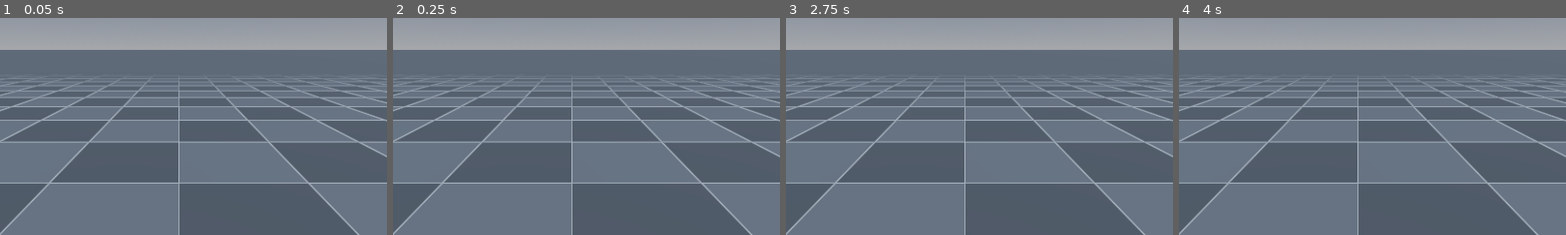
Above: before the commit, frames 1-4 (left to right).
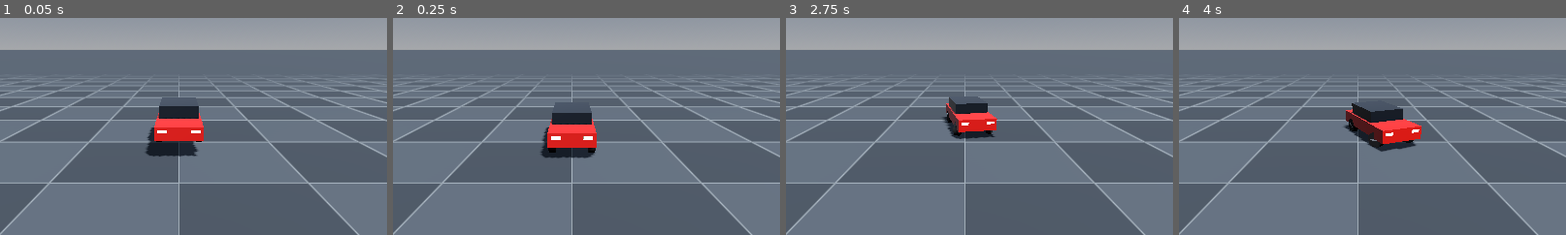
Above: after the commit, the same moments.

Repository: nicks2d/Car-Driving-World
Game: Godot game, scene res://scenes/main.tscn
The game is run twice, just before and just after one commit, with the same random seed, the same clock (stepped at 60 frames per second) and the same inputs.
Inputs:
- Up to frame 1 (0.05 s): no input
- Up to frame 2 (0.25 s): no input
- Up to frame 3 (2.75 s): hold D (steer_right) 0.53-1.28 s; tap Enter at 1.25 s; hold S (brake) 1.28-2.03 s; hold D (steer_right) from 2.03 s (still down)
- Up to frame 4 (4 s): release D (steer_right) at 2.78 s; hold W (accelerate) 2.78-3.53 s; hold A (steer_left) from 3.53 s (still down)
The pictures show only the part of the screen within x 27-77%, y 25-75%; the shares and areas given below are measured in that part.

The runs differ from the first frame. In frame 1, 3.0% of the frame differs, in the area x 37-53%, y 36-64%; in frame 2, 2.9%; in frame 3, 2.0%; in frame 4, 3.0%, in the area x 42-63%, y 38-62%.

Commit message:
Meilenstein 1: Auto mit Fahrphysik (Heckantrieb)
VehicleBody3D mit vier Rädern und Box-Karosserie als Platzhalter.
Gas/Bremse/Rückwärts (W/S), Lenkung (A/D) wird mit Tempo sanfter,
Handbremse (Leertaste), Aufrichten (R), Luftwiderstand und Anpressdruck.
Godots Standard-Dämpfung ist beim Auto abgeschaltet, sonst wäre bei
100 km/h Schluss gewesen.

Co-Authored-By: Claude Opus 5.5 <noreply@anthropic.com>

Diff:
--- /dev/null
+++ b/scenes/car.tscn
@@ -0,0 +1,167 @@
+[gd_scene format=3]
+
+[ext_resource type="Script" path="res://scripts/car.gd" id="1_car"]
+
+[sub_resource type="StandardMaterial3D" id="Mat_body"]
+albedo_color = Color(0.75, 0.1, 0.08, 1)
+roughness = 0.4
+
+[sub_resource type="StandardMaterial3D" id="Mat_cabin"]
+albedo_color = Color(0.1, 0.12, 0.15, 1)
+roughness = 0.2
+
+[sub_resource type="StandardMaterial3D" id="Mat_headlight"]
+albedo_color = Color(1, 0.95, 0.75, 1)
+emission_enabled = true
+emission = Color(1, 0.95, 0.75, 1)
+emission_energy_multiplier = 0.5
+
+[sub_resource type="StandardMaterial3D" id="Mat_tire"]
+albedo_color = Color(0.08, 0.08, 0.08, 1)
+roughness = 0.9
+
+[sub_resource type="StandardMaterial3D" id="Mat_spoke"]
+albedo_color = Color(0.7, 0.7, 0.72, 1)
+metallic = 0.6
+roughness = 0.4
+
+[sub_resource type="BoxMesh" id="BoxMesh_body"]
+material = SubResource("Mat_body")
+size = Vector3(1.8, 0.55, 4.2)
+
+[sub_resource type="BoxMesh" id="BoxMesh_cabin"]
+material = SubResource("Mat_cabin")
+size = Vector3(1.6, 0.5, 2.2)
+
+[sub_resource type="BoxMesh" id="BoxMesh_headlight"]
+material = SubResource("Mat_headlight")
+size = Vector3(0.35, 0.12, 0.05)
+
+[sub_resource type="CylinderMesh" id="CylinderMesh_tire"]
+material = SubResource("Mat_tire")
+top_radius = 0.34
+bottom_radius = 0.34
+height = 0.25
+radial_segments = 24
+rings = 1
+
+[sub_resource type="BoxMesh" id="BoxMesh_spoke"]
+material = SubResource("Mat_spoke")
+size = Vector3(0.26, 0.5, 0.06)
+
+[sub_resource type="BoxShape3D" id="BoxShape3D_body"]
+size = Vector3(1.8, 0.55, 4.2)
+
+[sub_resource type="BoxShape3D" id="BoxShape3D_cabin"]
+size = Vector3(1.6, 0.5, 2.2)
+
+[node name="Car" type="VehicleBody3D"]
+mass = 1300.0
+center_of_mass_mode = 1
+can_sleep = false
+linear_damp_mode = 1
+script = ExtResource("1_car")
+
+[node name="BodyMesh" type="MeshInstance3D" parent="."]
+transform = Transform3D(1, 0, 0, 0, 1, 0, 0, 0, 1, 0, 0.2, 0)
+mesh = SubResource("BoxMesh_body")
+
+[node name="CabinMesh" type="MeshInstance3D" parent="."]
+transform = Transform3D(1, 0, 0, 0, 1, 0, 0, 0, 1, 0, 0.72, -0.3)
+mesh = SubResource("BoxMesh_cabin")
+
+[node name="HeadlightLeft" type="MeshInstance3D" parent="."]
+transform = Transform3D(1, 0, 0, 0, 1, 0, 0, 0, 1, 0.6, 0.3, 2.1)
+mesh = SubResource("BoxMesh_headlight")
+
+[node name="HeadlightRight" type="MeshInstance3D" parent="."]
+transform = Transform3D(1, 0, 0, 0, 1, 0, 0, 0, 1, -0.6, 0.3, 2.1)
+mesh = SubResource("BoxMesh_headlight")
+
+[node name="BodyShape" type="CollisionShape3D" parent="."]
+transform = Transform3D(1, 0, 0, 0, 1, 0, 0, 0, 1, 0, 0.2, 0)
+shape = SubResource("BoxShape3D_body")
+
+[node name="CabinShape" type="CollisionShape3D" parent="."]
+transform = Transform3D(1, 0, 0, 0, 1, 0, 0, 0, 1, 0, 0.72, -0.3)
+shape = SubResource("BoxShape3D_cabin")
+
+[node name="WheelFrontLeft" type="VehicleWheel3D" parent="."]
+transform = Transform3D(1, 0, 0, 0, 1, 0, 0, 0, 1, 0.78, 0, 1.3)
+use_as_steering = true
+wheel_roll_influence = 0.5
+wheel_radius = 0.34
+wheel_rest_length = 0.2
+wheel_friction_slip = 1.3
+suspension_travel = 0.2
+suspension_stiffness = 40.0
+suspension_max_force = 15000.0
+damping_compression = 2.0
+damping_relaxation = 3.0
+
+[node name="Tire" type="MeshInstance3D" parent="WheelFrontLeft"]
+transform = Transform3D(0, -1, 0, 1, 0, 0, 0, 0, 1, 0, 0, 0)
+mesh = SubResource("CylinderMesh_tire")
+
+[node name="Spoke" type="MeshInstance3D" parent="WheelFrontLeft"]
+mesh = SubResource("BoxMesh_spoke")
+
+[node name="WheelFrontRight" type="VehicleWheel3D" parent="."]
+transform = Transform3D(1, 0, 0, 0, 1, 0, 0, 0, 1, -0.78, 0, 1.3)
+use_as_steering = true
+wheel_roll_influence = 0.5
+wheel_radius = 0.34
+wheel_rest_length = 0.2
+wheel_friction_slip = 1.3
+suspension_travel = 0.2
+suspension_stiffness = 40.0
+suspension_max_force = 15000.0
+damping_compression = 2.0
+damping_relaxation = 3.0
+
+[node name="Tire" type="MeshInstance3D" parent="WheelFrontRight"]
+transform = Transform3D(0, -1, 0, 1, 0, 0, 0, 0, 1, 0, 0, 0)
+mesh = SubResource("CylinderMesh_tire")
+
+[node name="Spoke" type="MeshInstance3D" parent="WheelFrontRight"]
+mesh = SubResource("BoxMesh_spoke")
+
+[node name="WheelRearLeft" type="VehicleWheel3D" parent="."]
+transform = Transform3D(1, 0, 0, 0, 1, 0, 0, 0, 1, 0.78, 0, -1.3)
+use_as_traction = true
+wheel_roll_influence = 0.5
+wheel_radius = 0.34
+wheel_rest_length = 0.2
+wheel_friction_slip = 1.3
+suspension_travel = 0.2
+suspension_stiffness = 40.0
+suspension_max_force = 15000.0
+damping_compression = 2.0
+damping_relaxation = 3.0
+
+[node name="Tire" type="MeshInstance3D" parent="WheelRearLeft"]
+transform = Transform3D(0, -1, 0, 1, 0, 0, 0, 0, 1, 0, 0, 0)
+mesh = SubResource("CylinderMesh_tire")
+
+[node name="Spoke" type="MeshInstance3D" parent="WheelRearLeft"]
+mesh = SubResource("BoxMesh_spoke")
+
+[node name="WheelRearRight" type="VehicleWheel3D" parent="."]
+transform = Transform3D(1, 0, 0, 0, 1, 0, 0, 0, 1, -0.78, 0, -1.3)
+use_as_traction = true
+wheel_roll_influence = 0.5
+wheel_radius = 0.34
+wheel_rest_length = 0.2
+wheel_friction_slip = 1.3
+suspension_travel = 0.2
+suspension_stiffness = 40.0
+suspension_max_force = 15000.0
+damping_compression = 2.0
+damping_relaxation = 3.0
+
+[node name="Tire" type="MeshInstance3D" parent="WheelRearRight"]
+transform = Transform3D(0, -1, 0, 1, 0, 0, 0, 0, 1, 0, 0, 0)
+mesh = SubResource("CylinderMesh_tire")
+
+[node name="Spoke" type="MeshInstance3D" parent="WheelRearRight"]
+mesh = SubResource("BoxMesh_spoke")
--- a/scenes/main.tscn
+++ b/scenes/main.tscn
@@ -1,6 +1,7 @@
 [gd_scene format=3]
 
 [ext_resource type="Shader" path="res://shaders/grid.gdshader" id="1_grid"]
+[ext_resource type="PackedScene" path="res://scenes/car.tscn" id="2_car"]
 
 [sub_resource type="ProceduralSkyMaterial" id="ProceduralSkyMaterial_sky"]
 
@@ -40,6 +41,9 @@
 [node name="MeshInstance3D" type="MeshInstance3D" parent="Ground"]
 mesh = SubResource("PlaneMesh_ground")
 
+[node name="Car" parent="." instance=ExtResource("2_car")]
+transform = Transform3D(1, 0, 0, 0, 1, 0, 0, 0, 1, 0, 0.8, 0)
+
 [node name="Camera" type="Camera3D" parent="."]
 transform = Transform3D(1, 0, 0, 0, 0.9659, 0.2588, 0, -0.2588, 0.9659, 0, 4, 12)
 current = true
--- /dev/null
+++ b/scripts/car.gd
@@ -0,0 +1,164 @@
+extends VehicleBody3D
+## Das Auto des Spielers.
+## Die eigentliche Physik (Federung, Reifen-Grip) rechnet Godots VehicleBody3D.
+## Dieses Skript entscheidet nur, wann wie viel Gas, Bremse und Lenkung anliegt.
+
+@export_group("Motor")
+## Maximale Antriebskraft am Boden in Newton (alle Antriebsräder zusammen)
+@export var max_engine_force: float = 9000.0
+## Motorleistung in Kilowatt (110 kW = ca. 150 PS). Begrenzt die Kraft bei hohem Tempo.
+@export var engine_power_kw: float = 110.0
+## Höchstgeschwindigkeit rückwärts in km/h
+@export var max_reverse_speed_kmh: float = 30.0
+## Anteil der Motorkraft im Rückwärtsgang (0 bis 1)
+@export_range(0.0, 1.0) var reverse_force_factor: float = 0.5
+
+@export_group("Bremsen")
+## Bremswert für S (Godot-Einheit: ca. 50 bremst ein 1300-kg-Auto sehr hart)
+@export var brake_strength: float = 50.0
+## Leichtes Bremsen, wenn man vom Gas geht (Motorbremse und Rollwiderstand)
+@export var engine_brake_strength: float = 1.5
+## Bremswert der Handbremse (wirkt nur auf die Hinterräder)
+@export var handbrake_strength: float = 30.0
+## Wie viel Grip die Hinterräder mit gezogener Handbremse behalten (0 bis 1)
+@export_range(0.0, 1.0) var handbrake_grip: float = 0.6
+
+@export_group("Lenkung")
+## Maximaler Lenkwinkel im Stand in Grad
+@export var max_steer_angle: float = 35.0
+## Maximaler Lenkwinkel bei hohem Tempo in Grad
+@export var high_speed_steer_angle: float = 4.0
+## Ab diesem Tempo (km/h) gilt nur noch der kleine Lenkwinkel
+@export var steer_reduction_speed_kmh: float = 150.0
+## Wie schnell das Lenkrad einschlägt (4 = in einer Viertelsekunde voll eingeschlagen)
+@export var steer_speed: float = 4.0
+
+@export_group("Aerodynamik")
+## Luftwiderstand: bremst vor allem bei hohem Tempo
+@export var air_drag: float = 0.4
+## Anpressdruck: drückt das Auto bei Tempo auf die Straße
+@export var downforce: float = 0.5
+
+@export_group("Reset")
+## Um so viele Meter wird das Auto beim Aufrichten (Taste R) angehoben
+@export var reset_lift: float = 1.0
+## Fällt das Auto unter diese Höhe (z. B. vom Rand der Welt), geht es zurück zum Start
+@export var fall_limit_y: float = -20.0
+
+var _steer_input: float = 0.0
+var _traction_wheel_count: int = 0
+var _rear_grip: float = 1.0
+var _spawn_transform: Transform3D
+
+@onready var _rear_left: VehicleWheel3D = $WheelRearLeft
+@onready var _rear_right: VehicleWheel3D = $WheelRearRight
+
+
+func _ready() -> void:
+	_spawn_transform = global_transform
+	_rear_grip = _rear_left.wheel_friction_slip
+	# Zählen, wie viele Räder angetrieben sind (bei Heckantrieb: 2).
+	# So stimmt die Kraft auch, wenn man im Editor auf Allrad umstellt.
+	for child in get_children():
+		var wheel := child as VehicleWheel3D
+		if wheel and wheel.use_as_traction:
+			_traction_wheel_count += 1
+
+
+func _physics_process(delta: float) -> void:
+	# Tempo in Fahrtrichtung in m/s: positiv = vorwärts, negativ = rückwärts.
+	# Beim VehicleBody3D zeigt die Nase des Autos in Richtung +Z.
+	var forward_speed: float = linear_velocity.dot(global_basis.z)
+
+	_update_steering(delta, absf(forward_speed) * 3.6)
+	_update_engine_and_brakes(forward_speed)
+	_update_handbrake()
+	_apply_aerodynamics(forward_speed)
+
+	if Input.is_action_just_pressed("reset_car"):
+		_place_car(_upright_transform())
+	if global_position.y < fall_limit_y:
+		_place_car(_spawn_transform)
+
+
+func _update_steering(delta: float, speed_kmh: float) -> void:
+	# Ziel zwischen -1 (ganz rechts) und +1 (ganz links). Bei Godot lenkt "positiv" nach links.
+	var target: float = Input.get_axis("steer_right", "steer_left")
+	# Das Lenkrad springt nicht sofort, sondern dreht zügig zum Ziel
+	_steer_input = move_toward(_steer_input, target, steer_speed * delta)
+	# Je schneller, desto kleiner der maximale Lenkwinkel. Die Wurzel sorgt dafür,
+	# dass der Winkel schon bei mittlerem Tempo deutlich kleiner wird.
+	var t: float = clampf(speed_kmh / steer_reduction_speed_kmh, 0.0, 1.0)
+	var max_angle: float = lerpf(max_steer_angle, high_speed_steer_angle, sqrt(t))
+	steering = deg_to_rad(max_angle) * _steer_input
+
+
+func _update_engine_and_brakes(forward_speed: float) -> void:
+	var throttle: float = Input.get_action_strength("accelerate")
+	var brake_input: float = Input.get_action_strength("brake")
+	var drive_force: float = 0.0
+	var brake_value: float = 0.0
+
+	if throttle > 0.0:
+		if forward_speed < -0.5:
+			# Rollt noch rückwärts: Gas bremst erst einmal ab
+			brake_value = brake_strength * throttle
+		else:
+			drive_force = _engine_force_at(forward_speed) * throttle
+	elif brake_input > 0.0:
+		if forward_speed > 0.5:
+			# Fährt vorwärts: S bremst
+			brake_value = brake_strength * brake_input
+		elif -forward_speed * 3.6 < max_reverse_speed_kmh:
+			# Steht (fast): S fährt rückwärts, aber nur bis zum Rückwärts-Tempolimit
+			drive_force = -max_engine_force * reverse_force_factor * brake_input
+	else:
+		# Kein Pedal gedrückt: Auto rollt langsam aus
+		brake_value = engine_brake_strength
+
+	# Godot erwartet die Kraft pro Antriebsrad
+	engine_force = drive_force / maxi(_traction_wheel_count, 1)
+	brake = brake_value
+
+
+## Antriebskraft des Motors bei einem bestimmten Tempo (m/s).
+## Langsam: volle Kraft. Schnell: begrenzt durch die Leistung (Kraft = Leistung / Tempo).
+func _engine_force_at(speed: float) -> float:
+	var power_limited_force: float = engine_power_kw * 1000.0 / maxf(speed, 1.0)
+	return minf(max_engine_force, power_limited_force)
+
+
+func _update_handbrake() -> void:
+	var pulled: bool = Input.is_action_pressed("handbrake")
+	if pulled:
+		# Mit gezogener Handbremse ist quasi die Kupplung getreten
+		engine_force = 0.0
+	for wheel: VehicleWheel3D in [_rear_left, _rear_right]:
+		if pulled:
+			wheel.brake = handbrake_strength
+			wheel.wheel_friction_slip = _rear_grip * handbrake_grip
+		else:
+			wheel.wheel_friction_slip = _rear_grip
+
+
+func _apply_aerodynamics(forward_speed: float) -> void:
+	# Luftwiderstand wirkt gegen die Bewegung und wächst mit dem Tempo im Quadrat
+	apply_central_force(-linear_velocity * linear_velocity.length() * air_drag)
+	# Anpressdruck drückt das Auto nach unten (von der Karosserie aus gesehen)
+	apply_central_force(-global_basis.y * downforce * forward_speed * forward_speed)
+
+
+## Aktuelle Position, aber aufrecht und etwas angehoben. Die Blickrichtung bleibt.
+func _upright_transform() -> Transform3D:
+	var forward: Vector3 = global_basis.z
+	var yaw: float = atan2(forward.x, forward.z)
+	return Transform3D(Basis(Vector3.UP, yaw), global_position + Vector3.UP * reset_lift)
+
+
+func _place_car(new_transform: Transform3D) -> void:
+	global_transform = new_transform
+	linear_velocity = Vector3.ZERO
+	angular_velocity = Vector3.ZERO
+	_steer_input = 0.0
+	# Sonst würde die Physik-Interpolation das Auto sichtbar zum neuen Ort gleiten lassen
+	reset_physics_interpolation()
